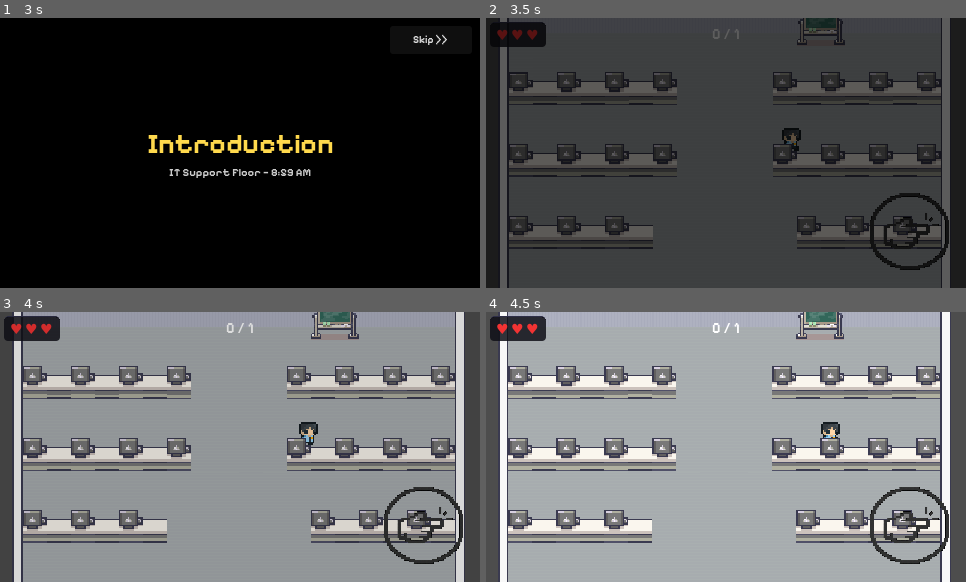
Above: before the commit, frames 1-4 (two rows, left to right).
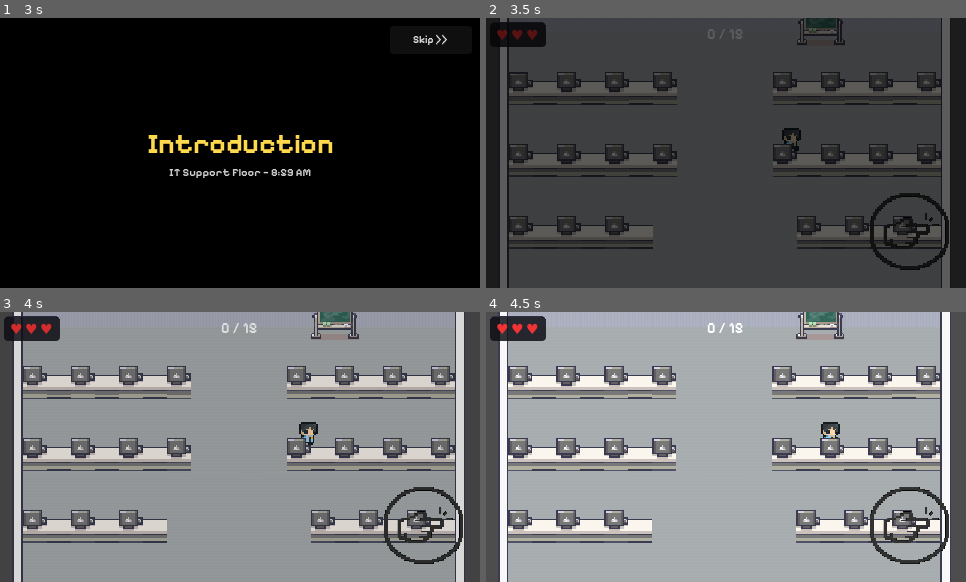
Above: after the commit, the same moments.

Repository: Raikosuu/Full-Tech-Panic_Public
Game: Godot game, scene res://scenes/main_menu.tscn
Two runs of this game, one before a commit and one after it. Both use one fixed random seed, a clock stepped at 60 frames per second and the inputs below.
Inputs (mouse positions are in pixels of both pictures, inside the frame that each line leads up to):
- Up to frame 1 (3 s): click "Game Start" at 0.5 s; click "Skip >>" at 1.25 s; click "Skip >>" at 2 s; tap Enter at 2.75 s; move the mouse to (345, 139) at 2.77 s; hold D (move_right) from 2.78 s (still down); hold E (interact) from 2.78 s (still down); click (345, 139) at 2.92 s
- Up to frame 2 (3.5 s): keep holding D (move_right); keep holding E (interact); tap Space at 3.02 s
- Up to frame 3 (4 s): release D (move_right) at 3.5 s; release E (interact) at 3.5 s; drag from (144, 460) to (33, 411) at 3.52 s
- Up to frame 4 (4.5 s): move the mouse to (774, 387) at 4.27 s; hold D (move_right) from 4.28 s (still down); tap Z at 4.35 s

Frame 1 is identical in both runs. In frame 2, less than 0.1% of the frame differs, in the area x 46-54%, y 4-8%; in frame 3, 0.1%; in frame 4, 0.1%.

Commit message:
goal set to 15

Diff:
--- a/scenes/game_scene.tscn
+++ b/scenes/game_scene.tscn
@@ -2583,7 +2583,7 @@
 
 [node name="game_scene" type="Node2D" unique_id=1662599829]
 script = ExtResource("1_b5spy")
-npcs_to_win = 1
+npcs_to_win = 15
 
 [node name="ground" type="TileMapLayer" parent="." unique_id=1824960529]
 position = Vector2(236, 137)
